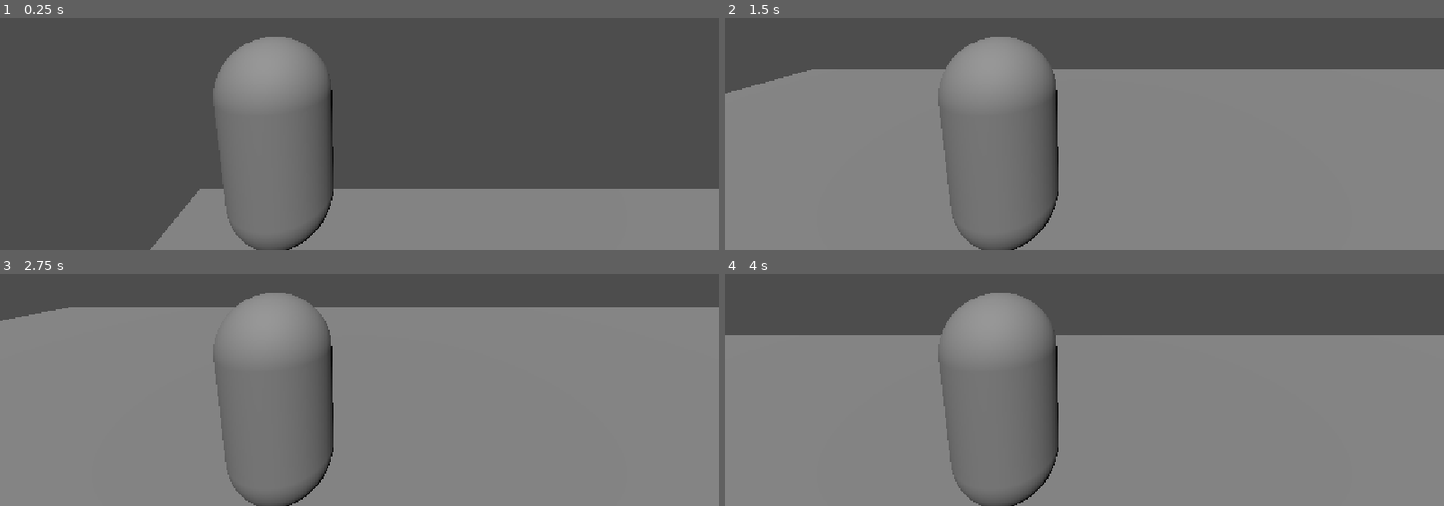
Above: before the commit, frames 1-4 (two rows, left to right).
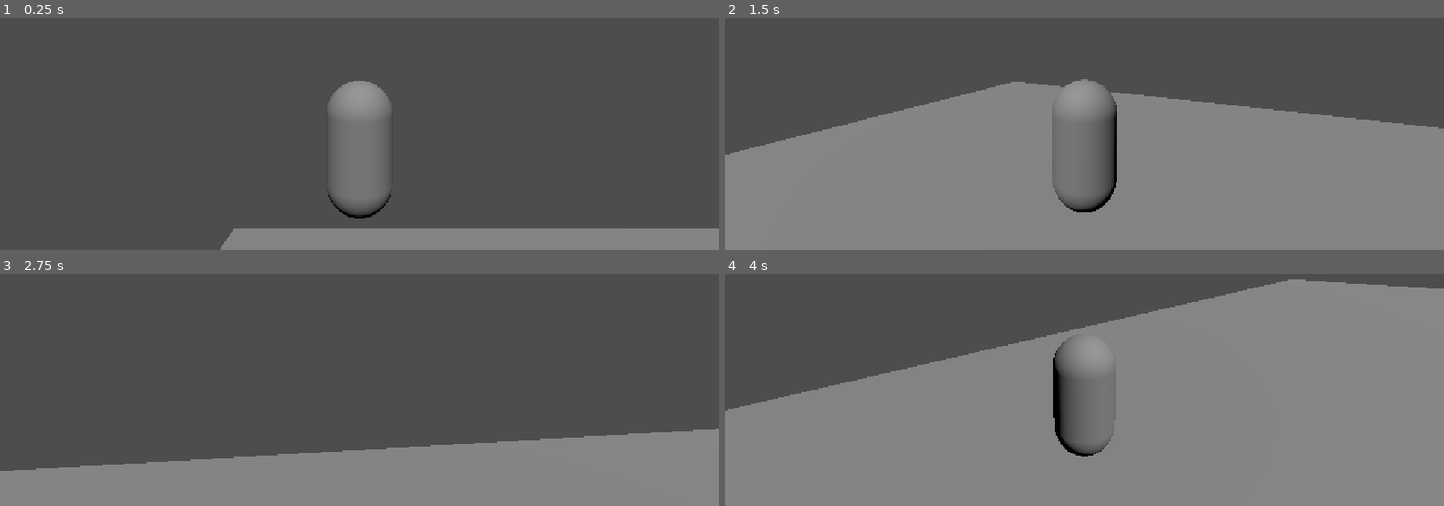
Above: after the commit, the same moments.

Repository: Strawreo/Sistemas-Multim-dia---Jogo-
Game: Godot game, scene res://Scenes/Levels/Level_1.tscn
Same seed, same stepped clock (60 frames per second), same inputs: the game is played once before the commit and once after it. The project has no main scene, so this scene is started directly.
Inputs (mouse positions are in pixels of both pictures, inside the frame that each line leads up to):
- Up to frame 1 (0.25 s): no input
- Up to frame 2 (1.5 s): move the mouse to (1242, 27) at 0.52 s; hold D (move_right) 0.53-1.28 s; tap Space (jump) at 0.77 s; move the mouse to (940, 69) at 1.27 s; hold S (move_down) from 1.28 s (still down)
- Up to frame 3 (2.75 s): tap Space (jump) at 1.52 s; move the mouse to (outside the picture) at 2.02 s; release S (move_down) at 2.03 s; hold D (move_right) from 2.03 s (still down)
- Up to frame 4 (4 s): move the mouse to (1048, 385) at 2.77 s; release D (move_right) at 2.78 s; hold W (move_up) 2.78-3.53 s; tap Space (jump) at 3.02, 3.77 s; move the mouse to (1300, 364) at 3.52 s; hold A (move_left) from 3.53 s (still down)

The runs differ from the first frame. In frame 1, 25% of the frame differs, in the area x 20-100%, y 8-100%; in frame 2, 24%; in frame 3, 61%, in the area x 0-100%, y 8-100%; in frame 4, 23%.

Commit message:
feat: adicao de câmera ao redor do personagem com SpringArm3D

Diff:
--- a/Scenes/Agents/Player.tscn
+++ b/Scenes/Agents/Player.tscn
@@ -5,6 +5,8 @@
 [sub_resource type="CapsuleShape3D" id="CapsuleShape3D_ms4e4"]
 
 [sub_resource type="CapsuleMesh" id="CapsuleMesh_f6wxy"]
+
+[sub_resource type="SphereShape3D" id="SphereShape3D_k41lo"]
 
 [node name="Player" type="CharacterBody3D" unique_id=576362641]
 script = ExtResource("1_xjclr")
@@ -15,5 +17,9 @@
 [node name="MeshInstance3D" type="MeshInstance3D" parent="." unique_id=237587885]
 mesh = SubResource("CapsuleMesh_f6wxy")
 
-[node name="Camera3D" type="Camera3D" parent="." unique_id=1225741193]
-transform = Transform3D(1, 0, 0, 0, 0.9798283, 0.19984113, 0, -0.19984113, 0.9798283, 0.75439954, 1.3672305, 2.2620177)
+[node name="SpringArm3D" type="SpringArm3D" parent="." unique_id=476963484]
+transform = Transform3D(1, 0, 0, 0, 1, 0, 0, 0, 1, 0, 1.5, 0)
+shape = SubResource("SphereShape3D_k41lo")
+spring_length = 4.0
+
+[node name="Camera3D" type="Camera3D" parent="SpringArm3D" unique_id=1225741193]
--- a/Scripts/Agents/player.gd
+++ b/Scripts/Agents/player.gd
@@ -2,9 +2,37 @@
 
 const SPEED = 5.0
 const JUMP_VELOCITY = 4.5
+@export var mouse_sensitivity := 0.002
+@export var gamepad_sensitivity := 2.5
 
+@onready var spring_arm: SpringArm3D = $SpringArm3D
+@onready var mesh: MeshInstance3D = $MeshInstance3D
+
+func _ready() -> void:
+	#oculta o mouse na tela
+	Input.set_mouse_mode(Input.MOUSE_MODE_CAPTURED)
+
+func _unhandled_input(event: InputEvent) -> void:
+	if event is InputEventMouseMotion:
+		spring_arm.rotation.y -= event.relative.x * mouse_sensitivity
+		spring_arm.rotation.x -= event.relative.y * mouse_sensitivity
+
+		#limita o ângulo de visão para impedir um 360
+		spring_arm.rotation.x = clamp(spring_arm.rotation.x, deg_to_rad(-75), deg_to_rad(45))
+
+		#pra fechar o jogo, depois mover para o script globals
+	if event.is_action_pressed("ui_cancel"):
+		get_tree().quit()
 
 func _physics_process(delta: float) -> void:
+
+ #câmera com o controle
+	var look_dir := Input.get_vector("look_left", "look_right", "look_up", "look_down")
+	if look_dir.length() > 0:
+		spring_arm.rotation.y -= look_dir.x * gamepad_sensitivity * delta
+		spring_arm.rotation.x -= look_dir.y * gamepad_sensitivity * delta
+		spring_arm.rotation.x = clamp(spring_arm.rotation.x, deg_to_rad(-75), deg_to_rad(45))
+
 
 	if not is_on_floor():
 		velocity += get_gravity() * delta
@@ -12,11 +40,23 @@
 	if Input.is_action_just_pressed("jump") and is_on_floor():
 		velocity.y = JUMP_VELOCITY
 
+
 	var input_dir := Input.get_vector("move_left", "move_right", "move_up", "move_down")
-	var direction := (transform.basis * Vector3(input_dir.x, 0, input_dir.y)).normalized()
+
+	#calcula um vetor direção com base na câmera
+	var direction := (spring_arm.transform.basis * Vector3(input_dir.x, 0, input_dir.y))
+
+
+	direction.y = 0
+	direction = direction.normalized()
+
+
 	if direction:
 		velocity.x = direction.x * SPEED
 		velocity.z = direction.z * SPEED
+
+		var look_angle = atan2(-velocity.x, -velocity.z)
+		mesh.rotation.y = lerp_angle(mesh.rotation.y, look_angle, 10 * delta)
 	else:
 		velocity.x = move_toward(velocity.x, 0, SPEED)
 		velocity.z = move_toward(velocity.z, 0, SPEED)
--- a/project.godot
+++ b/project.godot
@@ -55,6 +55,22 @@
 , Object(InputEventJoypadButton,"resource_local_to_scene":false,"resource_name":"","device":-1,"button_index":0,"pressure":0.0,"pressed":true,"script":null)
 ]
 }
+look_left={
+"deadzone": 0.2,
+"events": []
+}
+look_up={
+"deadzone": 0.2,
+"events": []
+}
+look_down={
+"deadzone": 0.2,
+"events": []
+}
+look_right={
+"deadzone": 0.2,
+"events": []
+}
 
 [physics]
 
